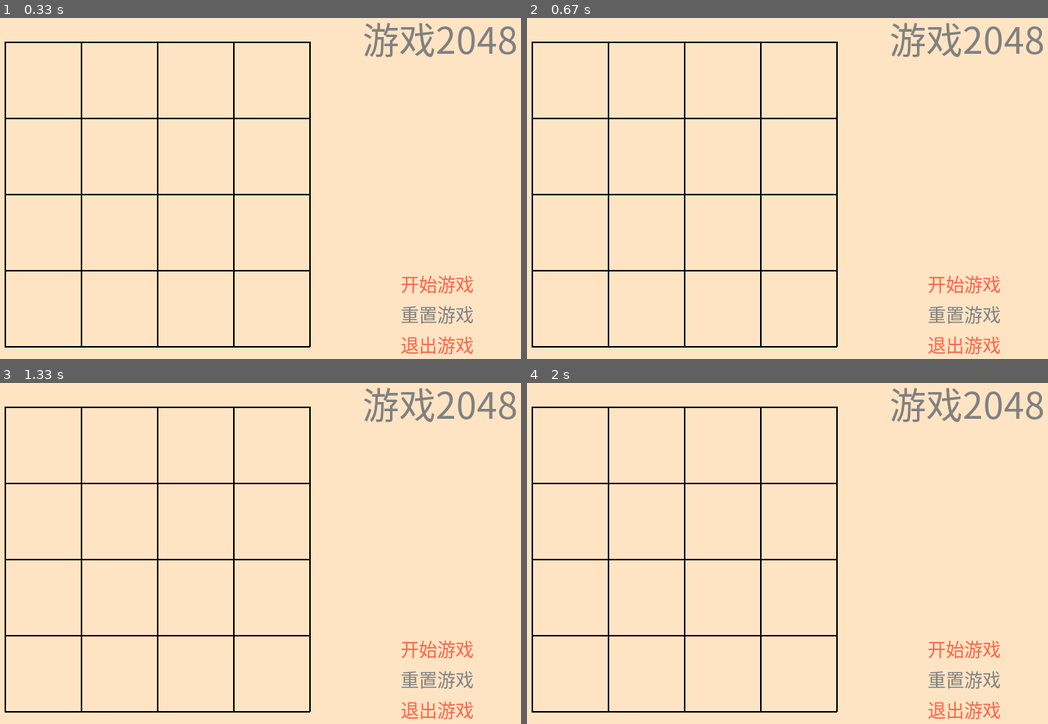
Above: before the commit, frames 1-4 (two rows, left to right).
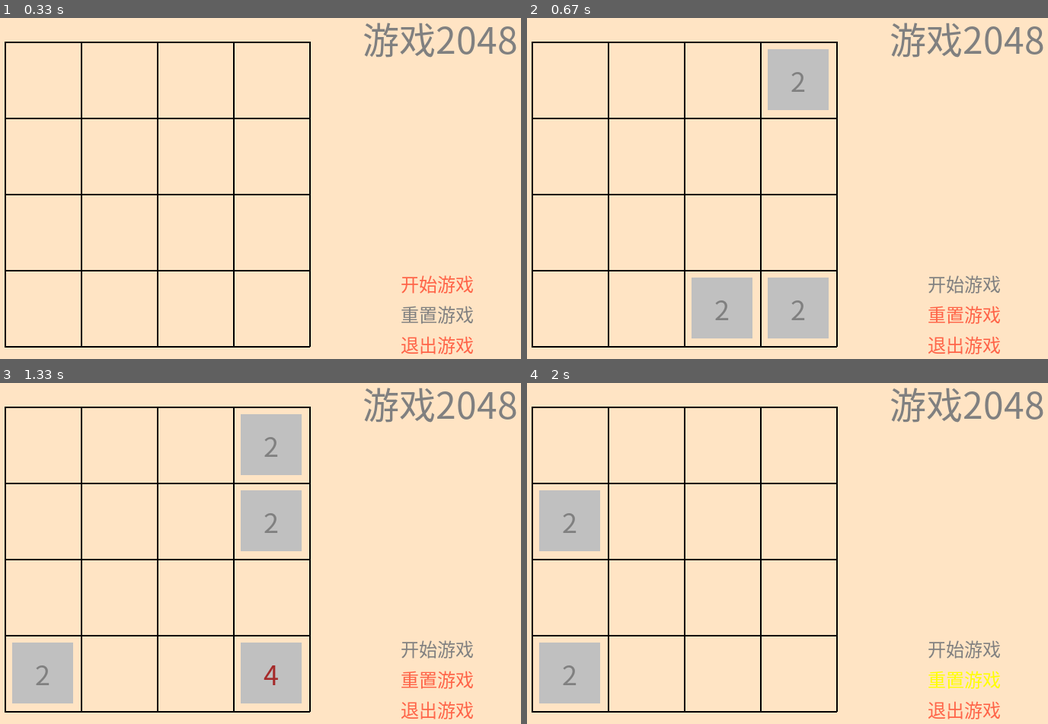
Above: after the commit, the same moments.

Repository: seancheng33/PygameProject
Game: pygame game, started from game2048/game.py
Two runs of this game, one before a commit and one after it. Both use one fixed random seed, a clock stepped at 60 frames per second and the inputs below.
Inputs:
- Up to frame 1 (0.33 s): no input
- Up to frame 2 (0.67 s): tap S at 0.33 s
- Up to frame 3 (1.33 s): tap A at 0.67 s; tap D at 1 s
- Up to frame 4 (2 s): tap W at 1.33 s; click "重置游戏" at 1.72 s

Frame 1 is identical in both runs. In frame 2, 6.9% of the frame differs, in the area x 31-91%, y 9-94%; in frame 3, 9.0%, in the area x 2-91%, y 9-94%; in frame 4, 4.8%.

Commit message:
更改了判断胜利与否的逻辑

Diff:
--- a/game2048/GameFunction.py
+++ b/game2048/GameFunction.py
@@ -87,3 +87,12 @@
                 return True
             else:
                 return False
+
+
+def win_or_lost(gameArray):
+    """判断是否为胜利，如果不能移动，返回'lost'，如果是胜利，返回'win',如果不是在输赢的状态下，就返回'start'继续游戏 """
+    if not can_move(gameArray):
+        return 'lost'
+    if is_win(gameArray):
+        return 'win'
+    return 'start'
--- a/game2048/game.py
+++ b/game2048/game.py
@@ -9,7 +9,7 @@
 import sys
 from SettingVar import SettingVar
 from game_draw import draw_background, draw_game
-from GameFunction import init_game, add_elem, can_add_elem, can_move, is_win
+from GameFunction import init_game, add_elem, can_add_elem, can_move, is_win, win_or_lost
 
 setting = SettingVar()
 
@@ -53,9 +53,9 @@
         if gamestatus == 'start':
             draw_game(screen, tileFont, gameArray)
         elif gamestatus == 'win':
-            pass
+            print('win')
         elif gamestatus == 'lost':
-            pass
+            print('lost')
         else:
             pass
 
@@ -81,10 +81,11 @@
                                     gameArray[i - 1][j] *= 2
                                     gameArray[i][j] = 0
                     add_elem(gameArray)
-                    if not can_move(gameArray):
-                        print('lost')
-                    if is_win(gameArray):
-                        print('win')
+                    gamestatus = win_or_lost(gameArray)
+                    # if not can_move(gameArray):
+                    #     print('lost')
+                    # if is_win(gameArray):
+                    #     print('win')
 
                 elif event.key in (pygame.K_d, pygame.K_RIGHT):
                     for i in range(setting.WINDOW_BLOCK_NUM):
@@ -99,10 +100,11 @@
                                     gameArray[i + 1][j] *= 2
                                     gameArray[i][j] = 0
                     add_elem(gameArray)
-                    if not can_move(gameArray):
-                        print('lost')
-                    if is_win(gameArray):
-                        print('win')
+                    gamestatus = win_or_lost(gameArray)
+                    # if not can_move(gameArray):
+                    #     print('lost')
+                    # if is_win(gameArray):
+                    #     print('win')
 
                 elif event.key in (pygame.K_w, pygame.K_UP):
                     for i in range(setting.WINDOW_BLOCK_NUM):
@@ -117,10 +119,11 @@
                                     gameArray[i][j - 1] *= 2
                                     gameArray[i][j] = 0
                     add_elem(gameArray)
-                    if not can_move(gameArray):
-                        print('lost')
-                    if is_win(gameArray):
-                        print('win')
+                    gamestatus = win_or_lost(gameArray)
+                    # if not can_move(gameArray):
+                    #     print('lost')
+                    # if is_win(gameArray):
+                    #     print('win')
 
                 elif event.key in (pygame.K_s, pygame.K_DOWN):
                     for i in range(setting.WINDOW_BLOCK_NUM):
@@ -135,10 +138,11 @@
                                     gameArray[i][j + 1] *= 2
                                     gameArray[i][j] = 0
                     add_elem(gameArray)
-                    if not can_move(gameArray):
-                        print('lost')
-                    if is_win(gameArray):
-                        print('win')
+                    gamestatus = win_or_lost(gameArray)
+                    # if not can_move(gameArray):
+                    #     print('lost')
+                    # if is_win(gameArray):
+                    #     print('win')
 
             # 右侧的按键的鼠标事件
             x, y = pygame.mouse.get_pos()
